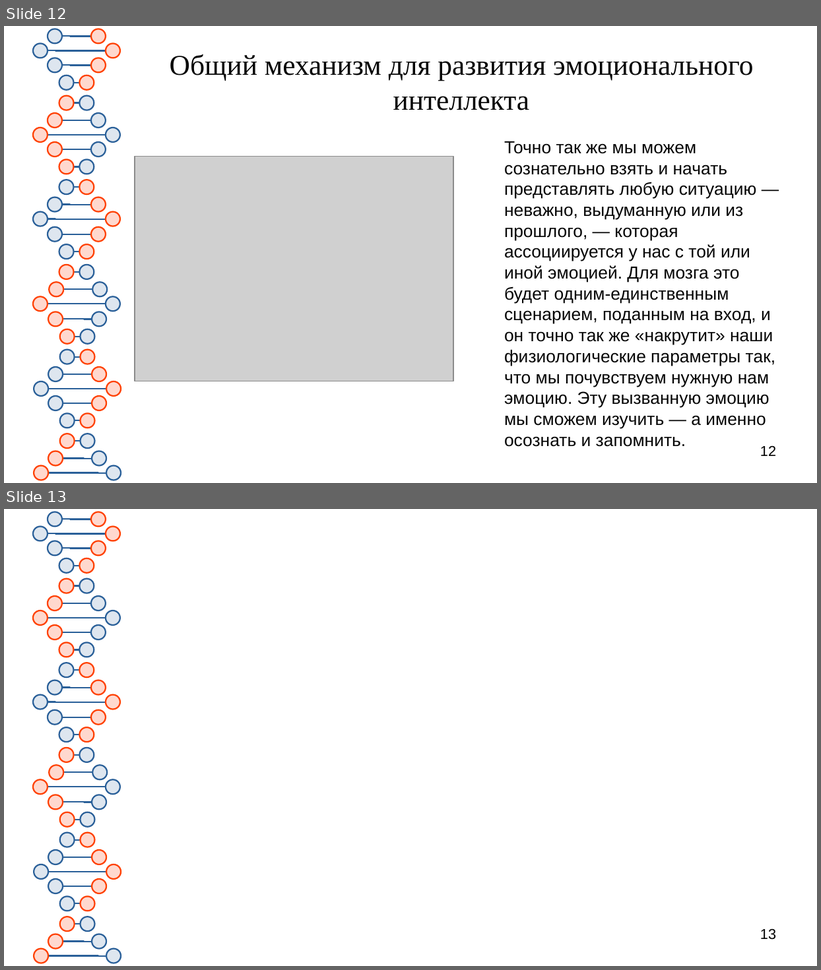
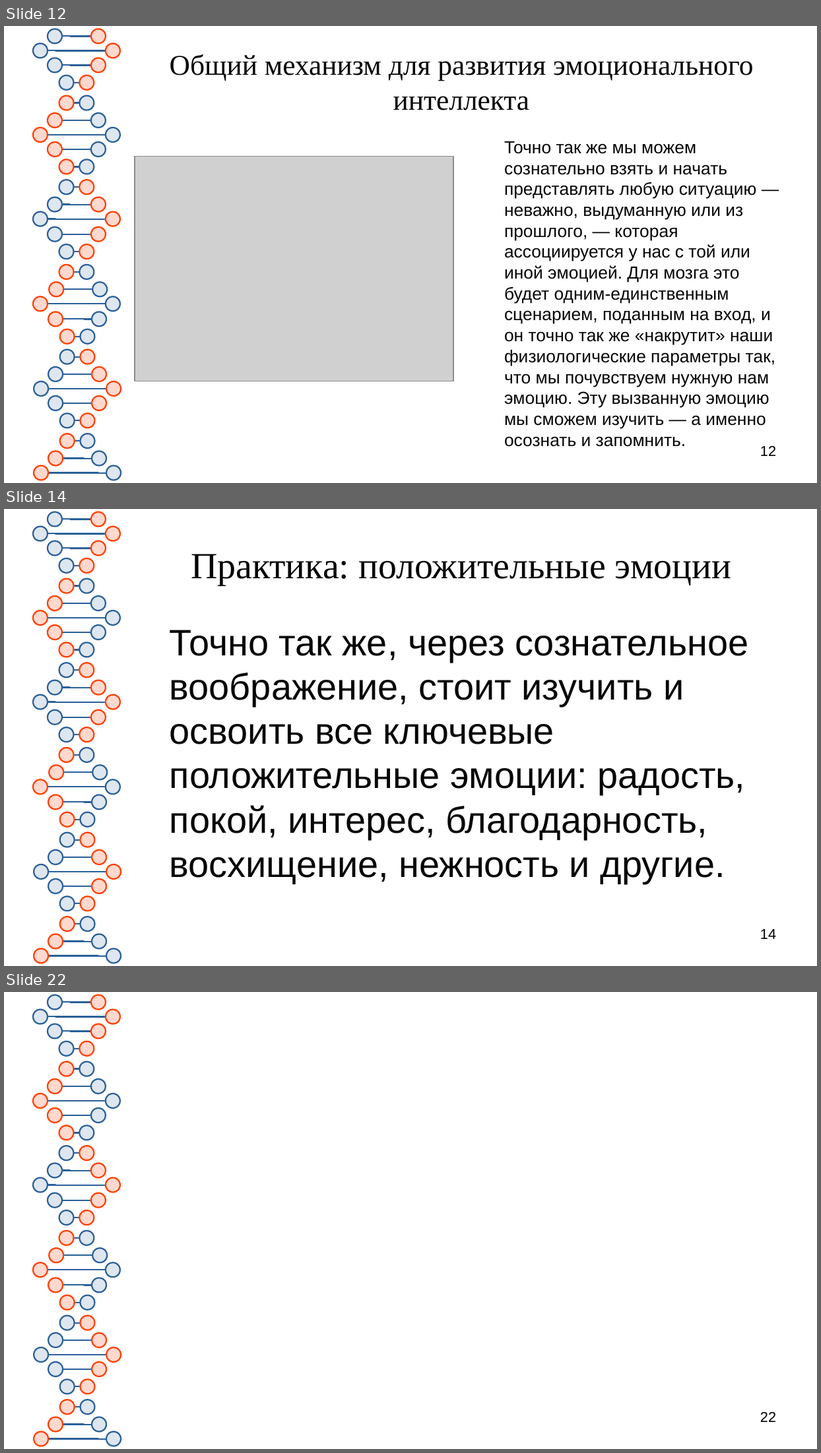
Before and after one commit to Chularev/articles, a slide deck: Psychology/5. Эмоциональный интеллект/Эмоциональный интеллект.odp. Shown one above the other, each under a label of ours: slides 12 and 13 before the commit, slides 12, 14 and 22 after it; the slides between them are not shown. The pictures are 821x970 and 821x1453 pixels, drawn with LibreOffice and Linux fonts; fonts in the diff are those of the drawing; grey boxes stand for pictures. Boxes give left, top, right and bottom in pixels: in the first picture for what was removed or moved away, otherwise in the second. Text is boxed around its words. In the diff, an @@ line names an element or a change of style, - is before the commit and + after.

```diff
--- a/Psychology/5. Эмоциональный интеллект/Эмоциональный интеллект.odp
+++ b/Psychology/5. Эмоциональный интеллект/Эмоциональный интеллект.odp
@@ slide 14 added at (x1=4, y1=509, x2=817, y2=966), background #FFFFFF; not listed: 81 template elements that a slide beside it also shows @@
@@ title added at (x1=191, y1=554, x2=731, y2=586), 36 pt, text #050505 @@
+Практика: положительные эмоции
@@ text added at (x1=170, y1=630, x2=748, y2=884), 36 pt, text #050505 @@
+Точно так же, через сознательное воображение, стоит изучить и освоить все ключевые положительные эмоции: радость, покой, интерес, благодарность, восхищение, нежность и другие.
@@ page number added at (x1=760, y1=929, x2=776, y2=939), 14 pt, text #000000 @@
+14
@@ what was slide 13 is now slide 22 @@
@@ page number at (x1=760, y1=1412, x2=776, y2=1422): text changed @@
-13
+22
```
Also in this commit, not shown: 8 other slides added.
